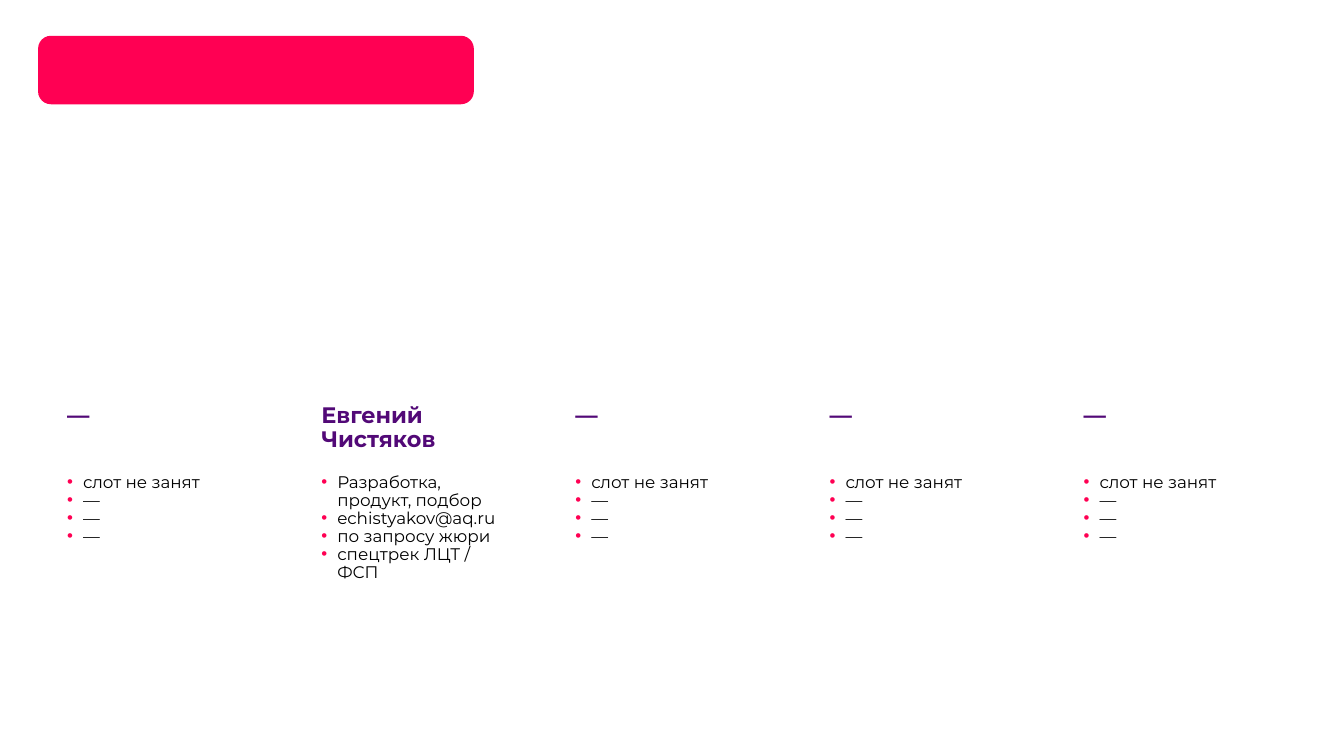
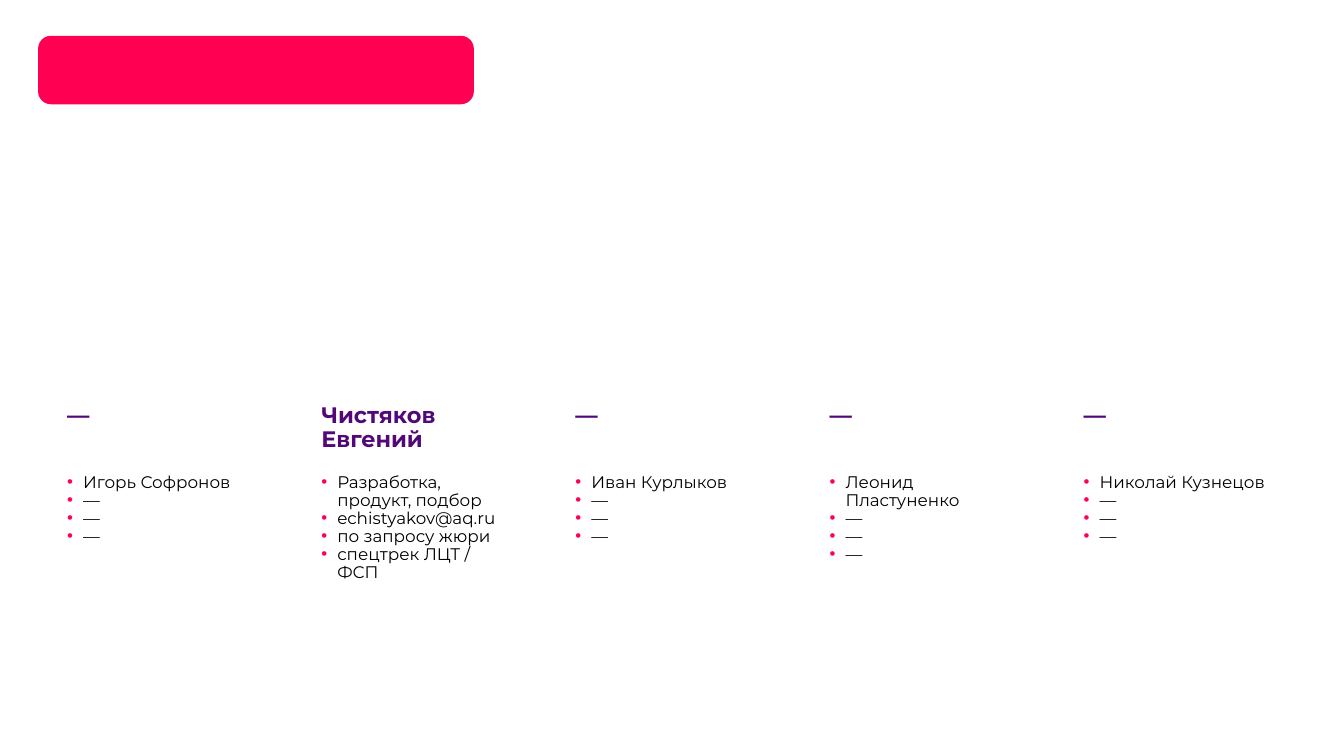
Before and after one commit to unhexx/hackaton_exception_expert, a slide deck: slide 3 of product/docs/prezentaciya.pptx. Drawn at 1344x756 pixels with LibreOffice and Linux fonts; fonts in the diff are those of the drawing; background and template pictures are left out. Boxes give left, top, right and bottom in pixels: in the first picture for what was removed or moved away, otherwise in the second. Text is boxed around its words. In the diff, an @@ line names an element or a change of style, - is before the commit and + after.

```diff
--- a/product/docs/prezentaciya.pptx
+++ b/product/docs/prezentaciya.pptx
@@ text at [321,407,435,447]: text changed @@
-Евгений Чистяков
+Чистяков Евгений
@@ text at [83,475,231,492]: text changed @@
-• слот не занят
+• Игорь Софронов
@@ text at [591,476,727,492]: text changed @@
-• слот не занят
+• Иван Курлыков
@@ text at [846,476,960,510]: text changed @@
-• слот не занят
+• Леонид Пластуненко
@@ text at [1100,476,1264,492]: text changed @@
-• слот не занят
+• Николай Кузнецов
```
Also in this commit, not shown: 1 other slide changed, 45 other files.
